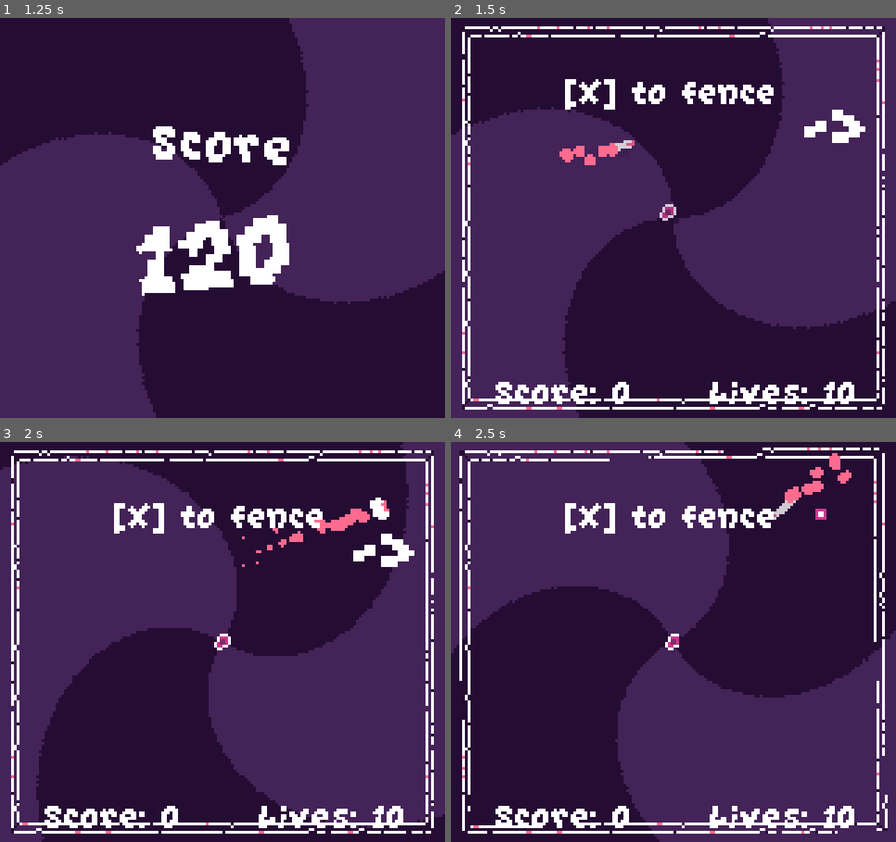
Above: before the commit, frames 1-4 (two rows, left to right).
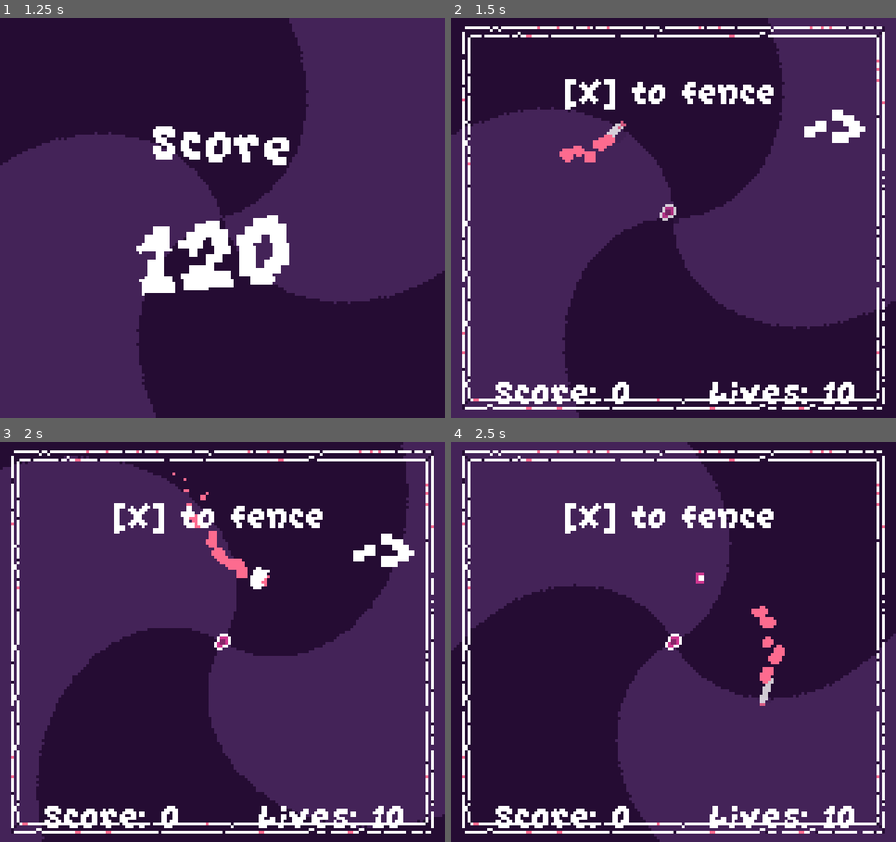
Above: after the commit, the same moments.

Repository: EdBarrancos/Signal
Game: Godot game, scene res://Game/Scenes/Game.tscn
Two runs of this game, one before a commit and one after it. Both use one fixed random seed, a clock stepped at 60 frames per second and the inputs below. Sound files missing from this copy of the repository are replaced by a short silence.
Inputs:
- Up to frame 1 (1.25 s): tap Enter at 0.5 s; hold D (RIGHT) from 0.53 s (still down); hold Z (BOOST) from 0.53 s (still down)
- Up to frame 2 (1.5 s): release D (RIGHT) at 1.28 s; release Z (BOOST) at 1.28 s; hold A (LEFT) from 1.28 s (still down); tap Z (BOOST) at 1.35 s
- Up to frame 3 (2 s): keep holding A (LEFT)
- Up to frame 4 (2.5 s): release A (LEFT) at 2.03 s; hold D (RIGHT) from 2.03 s (still down); hold X (CHORD) from 2.03 s (still down); tap Z (BOOST) at 2.3 s

Frame 1 is identical in both runs. In frame 2, 0.4% of the frame differs, in the area x 26-42%, y 25-37%; in frame 3, 1.3%; in frame 4, 4.9%, in the area x 0-100%, y 0-98%.

Commit message:
Enable turning while boosting

Diff:
--- a/project/Player/Scripts/Habilities.gd
+++ b/project/Player/Scripts/Habilities.gd
@@ -26,7 +26,6 @@
 		boostTimer.one_shot = true
 		boostTimer.start()
 
-		movement_handler.set_turning(false)
 		movement_handler.boost(boost_speed)
 
 		player_animation.play("boost_init")
@@ -40,7 +39,6 @@
 ##############
 
 func _on_BoostTimer_timeout():
-	movement_handler.set_turning(true)
 	player_animation.play("boost_end")
 	movement_handler.stop_boost(boost_speed)
 	get_parent().set_collision_layer_bit(4, true)
